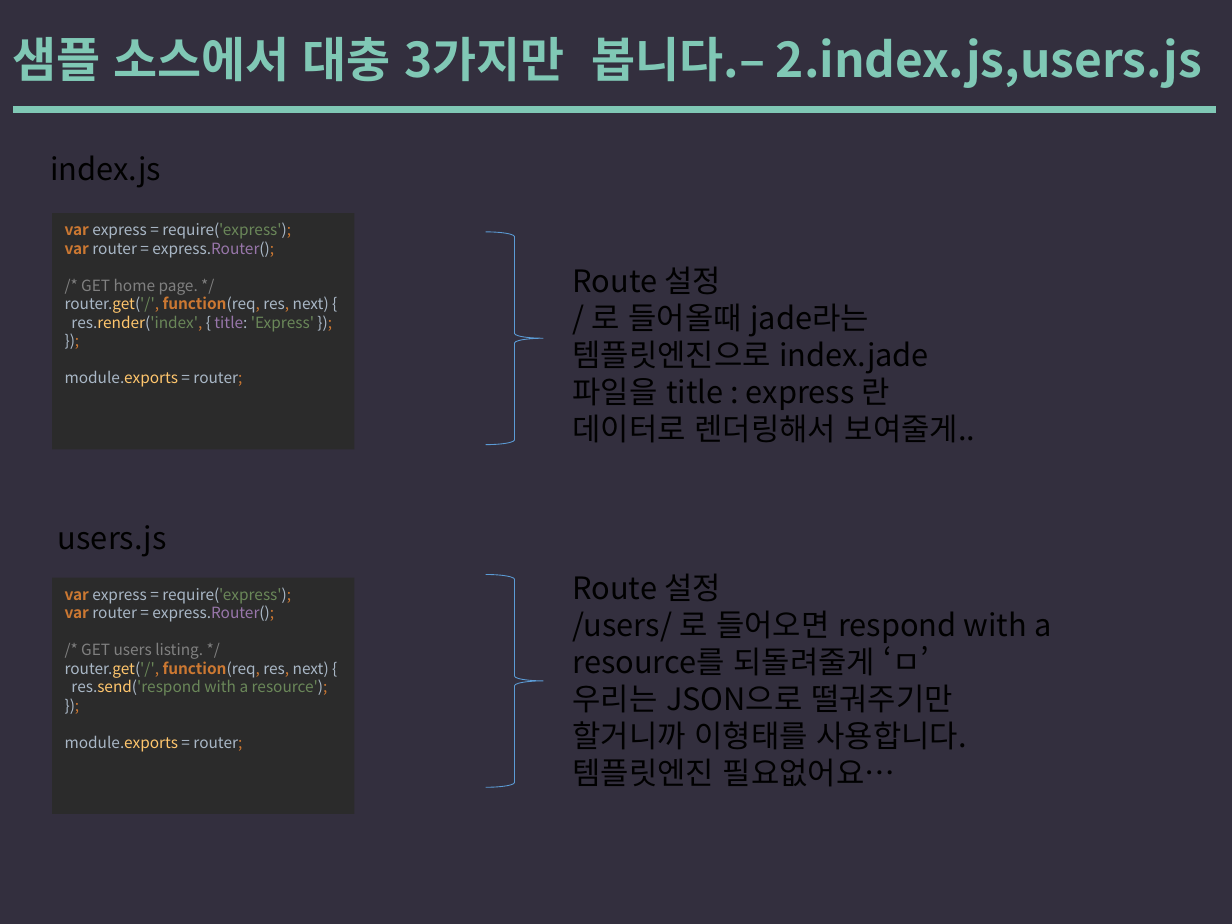
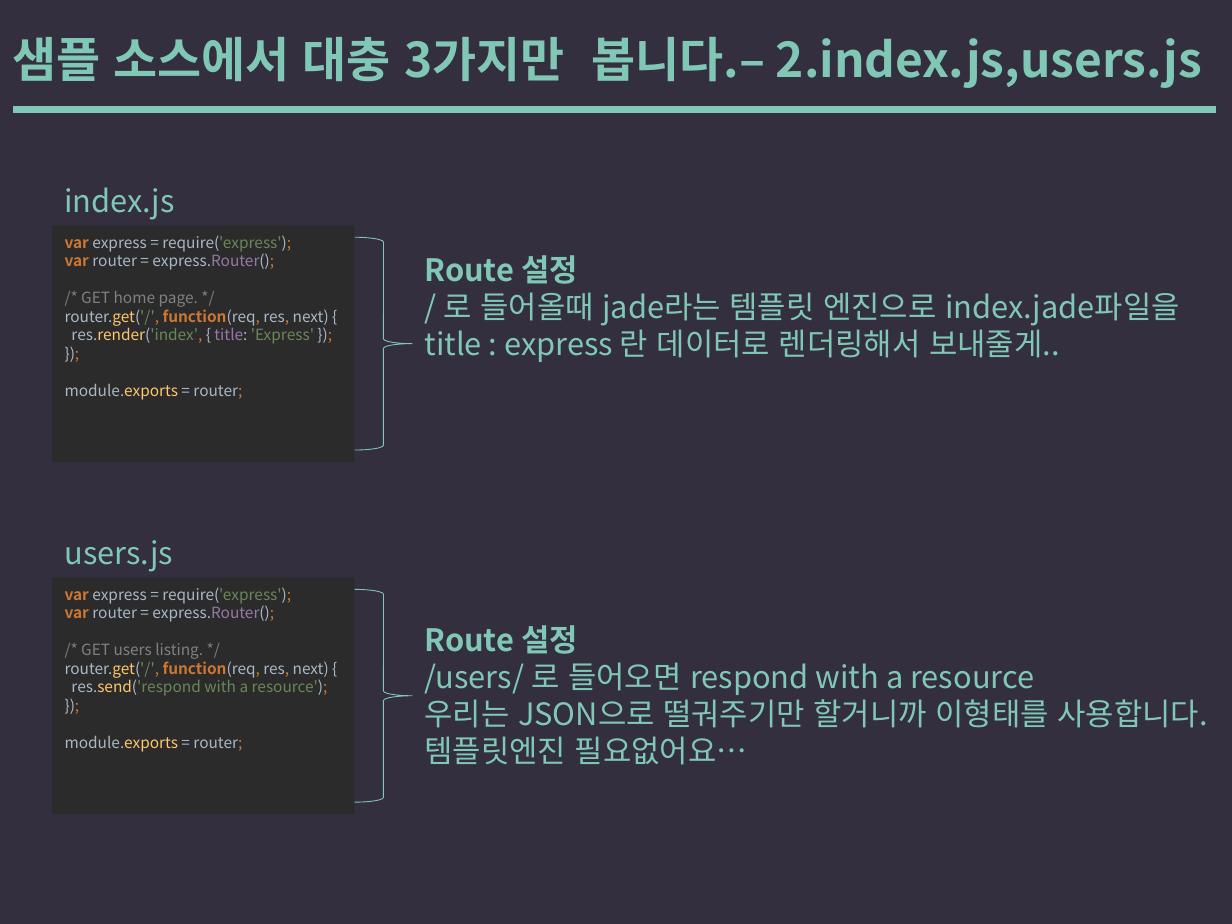
Before and after one commit to yysstory/mozzi, a slide deck: slide 42 of DOCS/1.pptx. Drawn at 1232x924 pixels with LibreOffice and Linux fonts; fonts in the diff are those of the drawing. Boxes give left, top, right and bottom in pixels: in the first picture for what was removed or moved away, otherwise in the second. Text is boxed around its words. In the diff, an @@ line names an element or a change of style, - is before the commit and + after.

Commit message:
up

```diff
--- a/DOCS/1.pptx
+++ b/DOCS/1.pptx
@@ text "index.js" at box(64, 187, 175, 220): text colour #000000 to #80C8B5 @@
@@ text "index.js": place and size @@
-text "index.js" at box(51, 156, 162, 187)
+text "index.js" at box(64, 187, 175, 220)
@@ rectangle "var express = require('express'); var ...": place and size @@
-rectangle "var express = require('express'); var ..." at box(52, 213, 354, 450)
+rectangle "var express = require('express'); var ..." at box(52, 225, 354, 462)
@@ right brace: place and size @@
-right brace at box(485, 232, 543, 445)
+right brace at box(355, 238, 413, 451)
@@ right brace at box(355, 238, 413, 451): outline #5B9BD5 0.5 pt to #80C8B5 0.5 pt @@
@@ text "Route 설정": place and size @@
-text "Route 설정" at box(572, 267, 975, 442)
+text "Route 설정" at box(424, 255, 1180, 362)
@@ text at box(424, 255, 578, 284): text colour #000000 to #80C8B5, bold on in "Route 설정" @@
@@ text at box(424, 292, 1180, 362): text changed; text colour #000000 to #80C8B5 @@
-/ 로 들어올때 jade라는 템플릿엔진으로 index.jade파일을 title : express 란 데이터로 렌더링해서 보여줄게..
+/ 로 들어올때 jade라는 템플릿 엔진으로 index.jade파일을 title : express 란 데이터로 렌더링해서 보내줄게..
@@ text "users.js": place and size @@
-text "users.js" at box(58, 525, 167, 556)
+text "users.js" at box(64, 540, 173, 572)
@@ text "users.js" at box(64, 540, 173, 572): text colour #000000 to #80C8B5 @@
@@ right brace at box(355, 589, 413, 802): outline #5B9BD5 0.5 pt to #80C8B5 0.5 pt @@
@@ right brace: place and size @@
-right brace at box(485, 574, 543, 787)
+right brace at box(355, 589, 413, 802)
@@ text "Route 설정": place and size @@
-text "Route 설정" at box(572, 574, 1051, 786)
+text "Route 설정" at box(424, 625, 1208, 765)
@@ text at box(424, 625, 1208, 765): text colour #000000 to #80C8B5 in "Route 설정", "우리는 JSON으로 떨궈주기만 할거니까 이형태를 사용합니다. 템플릿엔진 ..."; bold on in "Route 설정" @@
@@ text at box(424, 662, 1034, 695): text changed; text colour #000000 to #80C8B5 @@
-/users/ 로 들어오면 respond with a resource를 되돌려줄게 ‘ㅁ’
+/users/ 로 들어오면 respond with a resource
```
Also in this commit, not shown: 4 other slides changed.
